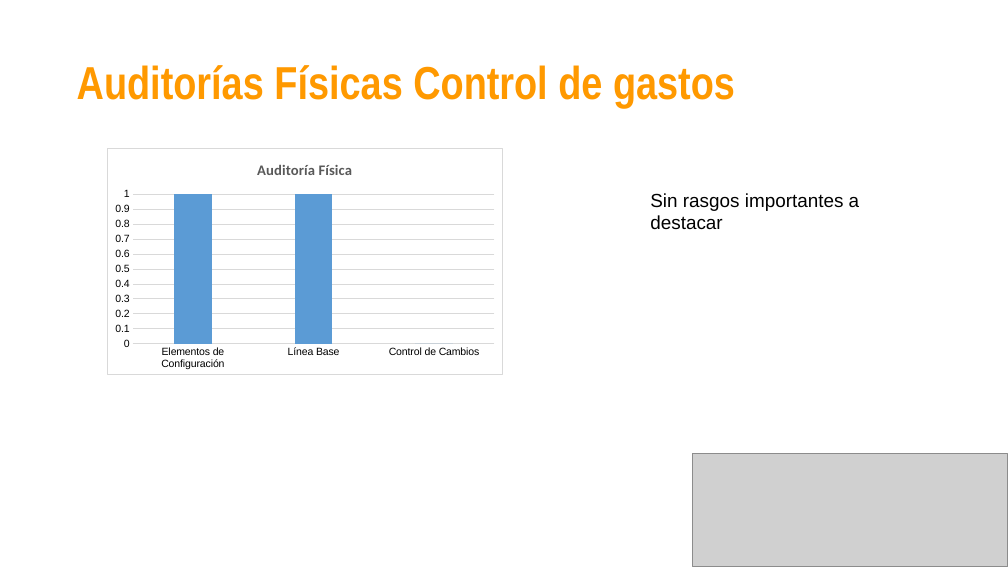
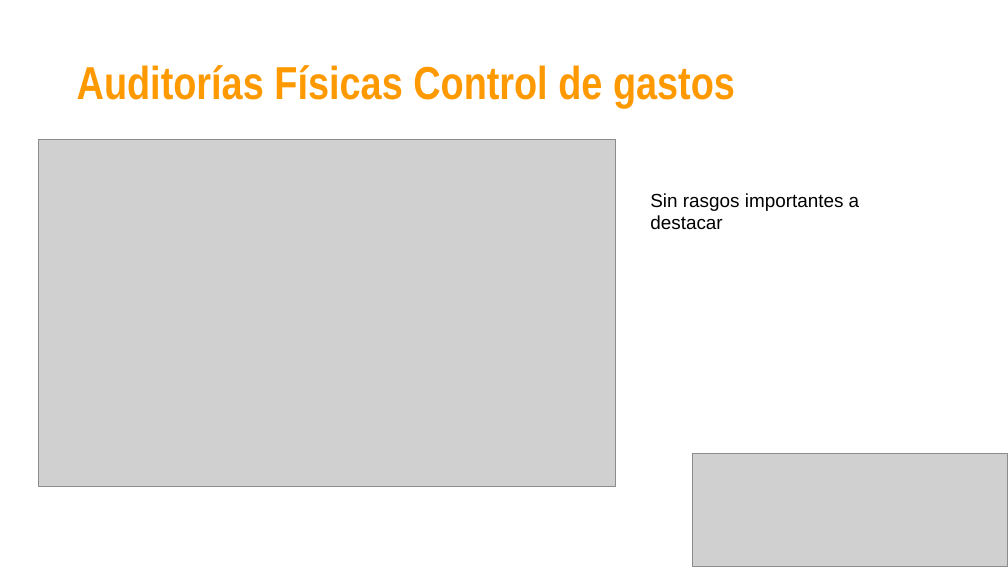
Before and after one commit to jovannyzepeda/Bisoltec, a slide deck: slide 18 of Organizacional/06. Medición y Monitoreo/2016/Bisoltec-ReporteMonitoreo.pptx (slide 12 before the commit). Drawn at 1008x567 pixels with LibreOffice and Linux fonts; fonts in the diff are those of the drawing; grey boxes stand for pictures. Boxes give left, top, right and bottom in pixels: in the first picture for what was removed or moved away, otherwise in the second. Text is boxed around its words. In the diff, an @@ line names an element or a change of style, - is before the commit and + after.

```diff
--- a/Organizacional/06. Medición y Monitoreo/2016/Bisoltec-ReporteMonitoreo.pptx
+++ b/Organizacional/06. Medición y Monitoreo/2016/Bisoltec-ReporteMonitoreo.pptx
@@ picture added at (39,140,616,487) @@
@@ column chart removed at (107,148,503,375) @@
-title "Auditoría Física"
-categories: Elementos de Configuración, Línea Base, Control de Cambios
-Series 1: 1, 1, -
```
Also in this commit, not shown: 23 other slides changed, 9 slides added, 2 slides removed, 8 other files.
